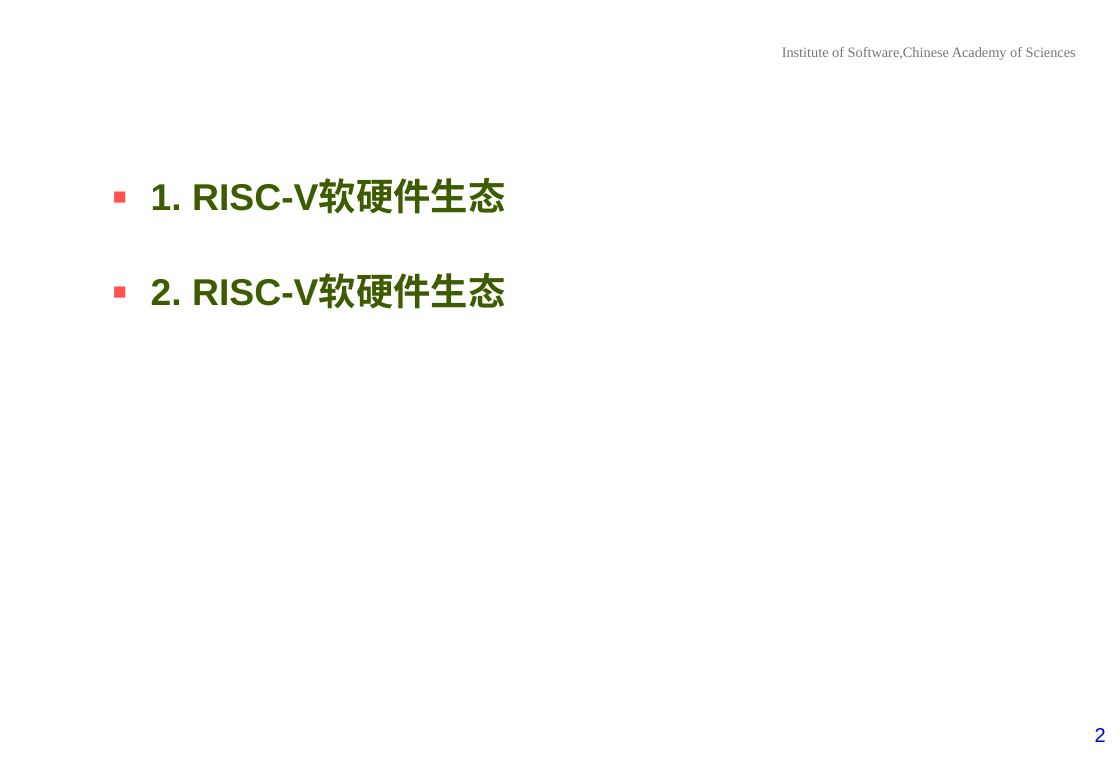
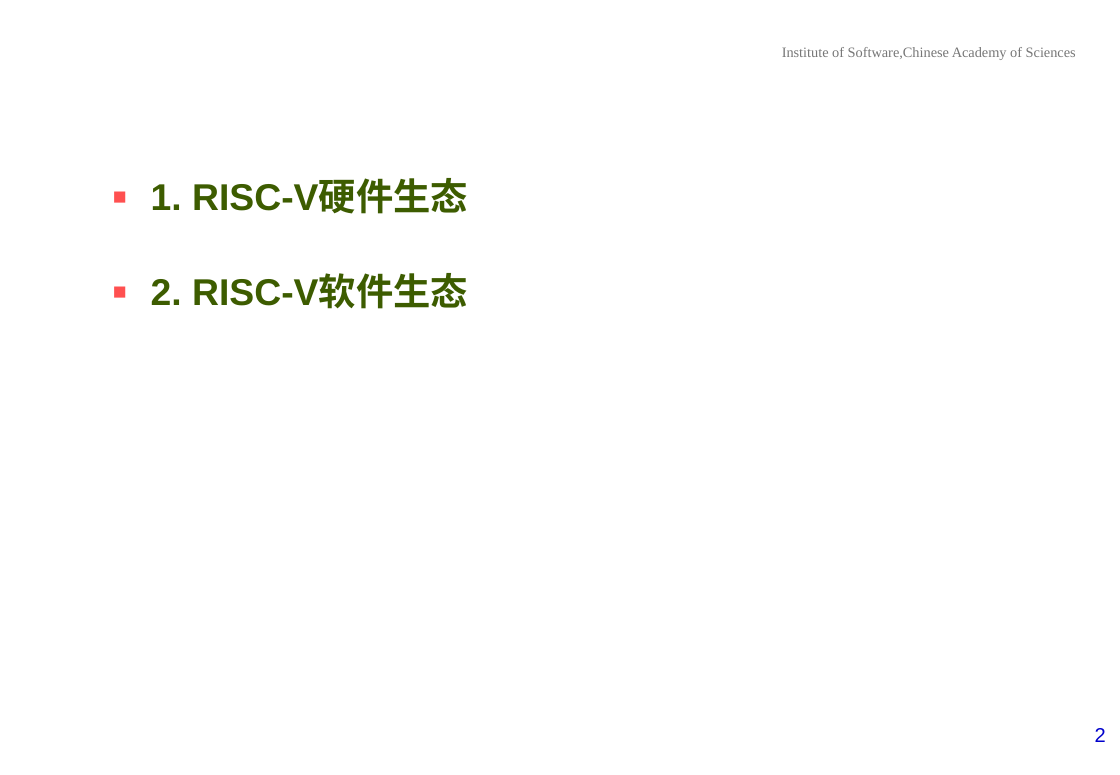
Before and after one commit to KiritakeKumi/OpenEuler-Application-For-RISC-V-Programming, a slide deck: slide 2 of Files/Chapter1/Class2/第一章_第二讲_RISC-V软硬件生态.pptx. Drawn at 1120x775 pixels with LibreOffice and Linux fonts; fonts in the diff are those of the drawing; background and template pictures are left out. Boxes give left, top, right and bottom in pixels: in the first picture for what was removed or moved away, otherwise in the second. Text is boxed around its words. In the diff, an @@ line names an element or a change of style, - is before the commit and + after.

```diff
--- a/Files/Chapter1/Class2/第一章_第二讲_RISC-V软硬件生态.pptx
+++ b/Files/Chapter1/Class2/第一章_第二讲_RISC-V软硬件生态.pptx
@@ text at [151,181,468,309]: text changed @@
-▪ 1. RISC-V软硬件生态
-▪ 2. RISC-V软硬件生态
+▪ 1. RISC-V硬件生态
+▪ 2. RISC-V软件生态
```
Also in this commit, not shown: 9 slides added.
